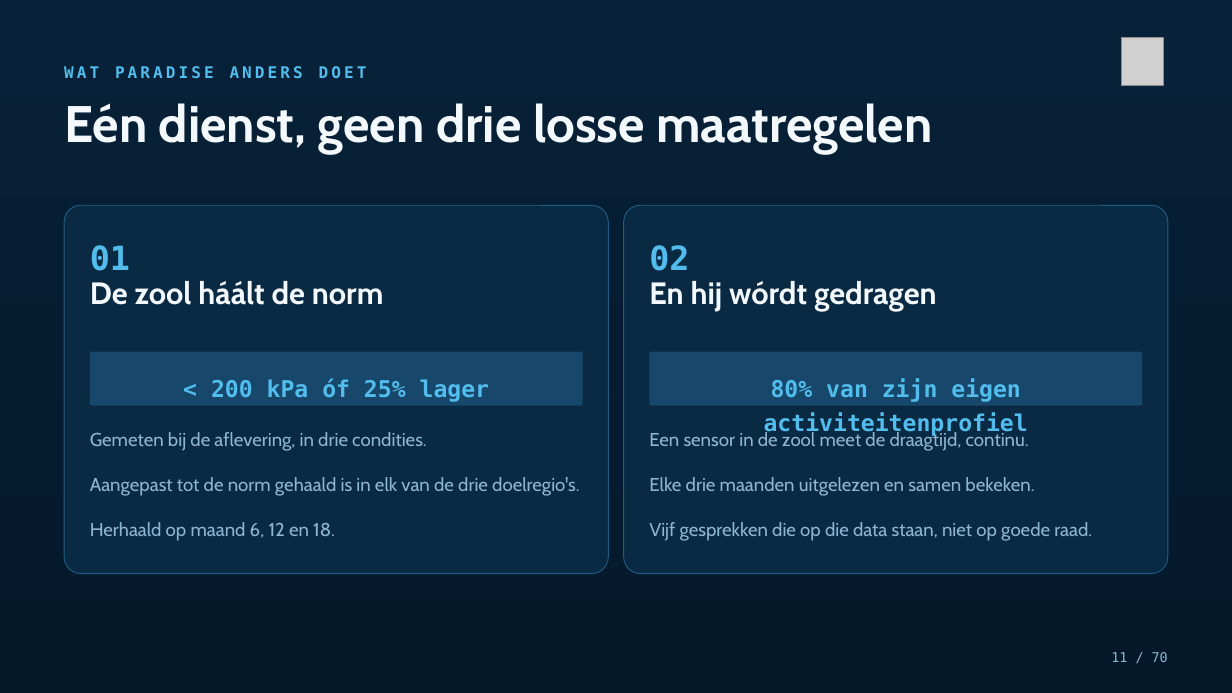
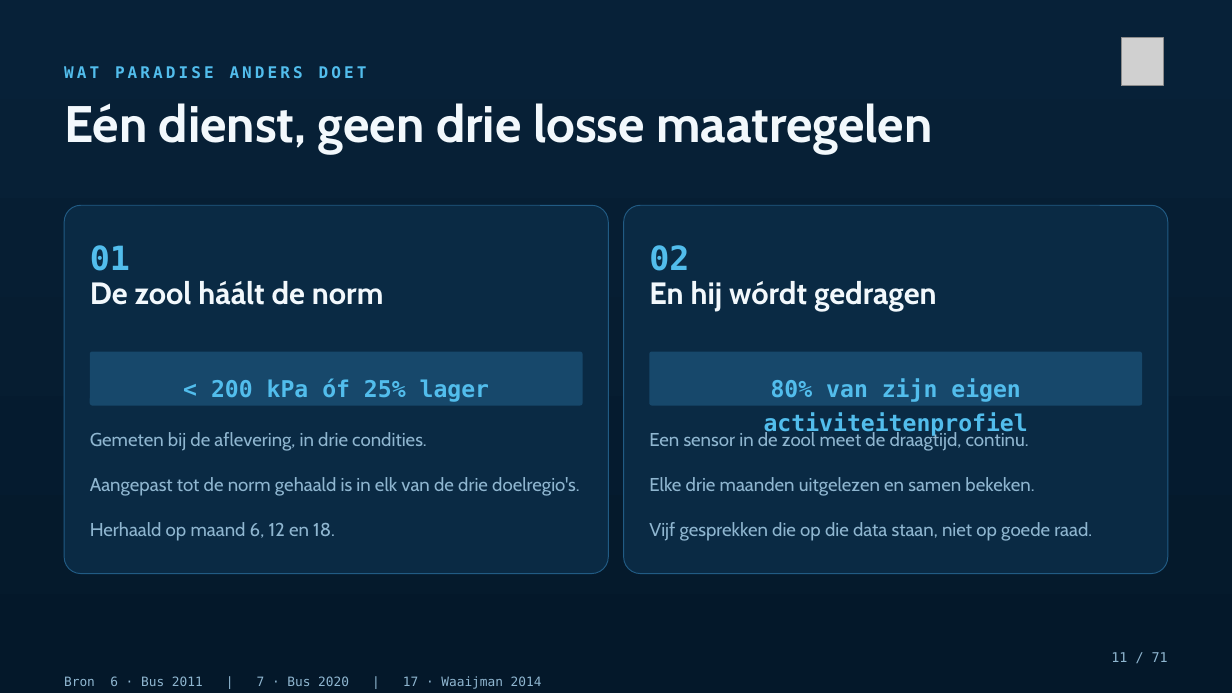
Before and after one commit to Dellfs/paradise-project, a slide deck: slide 11 of PARADISE_presentatie/PARADISE_opleidingssessie_voetklinieken.pptx. Drawn at 1232x693 pixels with LibreOffice and Linux fonts; fonts in the diff are those of the drawing; grey boxes stand for pictures. Boxes give left, top, right and bottom in pixels: in the first picture for what was removed or moved away, otherwise in the second. Text is boxed around its words. In the diff, an @@ line names an element or a change of style, - is before the commit and + after.

```diff
--- a/PARADISE_presentatie/PARADISE_opleidingssessie_voetklinieken.pptx
+++ b/PARADISE_presentatie/PARADISE_opleidingssessie_voetklinieken.pptx
@@ text at (1111, 652, 1168, 662): text changed @@
-11 / 70
+11 / 71
@@ text added at (64, 676, 542, 689), 10 pt, text #8FB6D0 @@
+Bron 6 · Bus 2011 | 7 · Bus 2020 | 17 · Waaijman 2014
```
Also in this commit, not shown: 65 other slides changed, 1 slide added, 11 other files.
